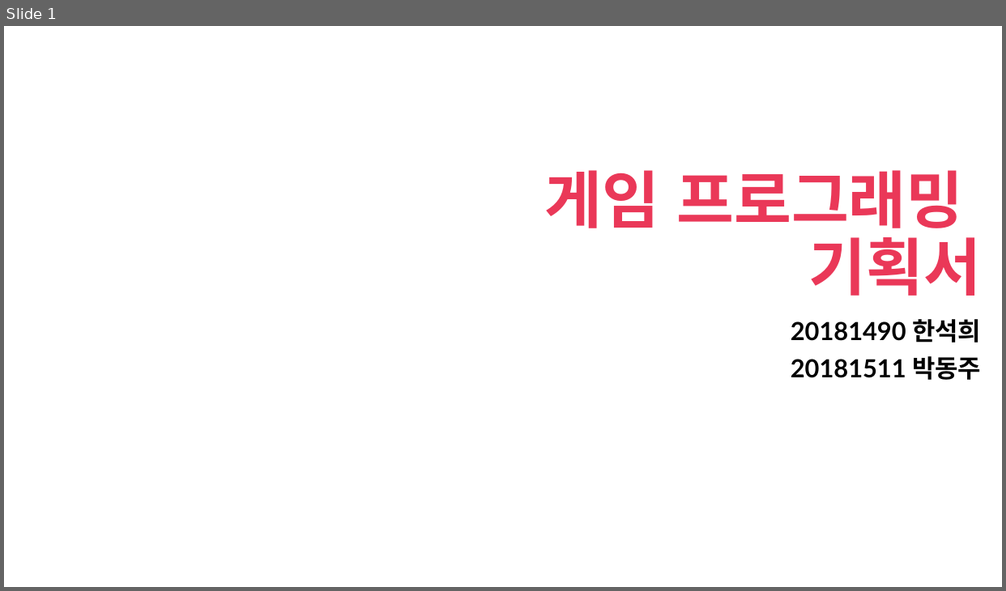
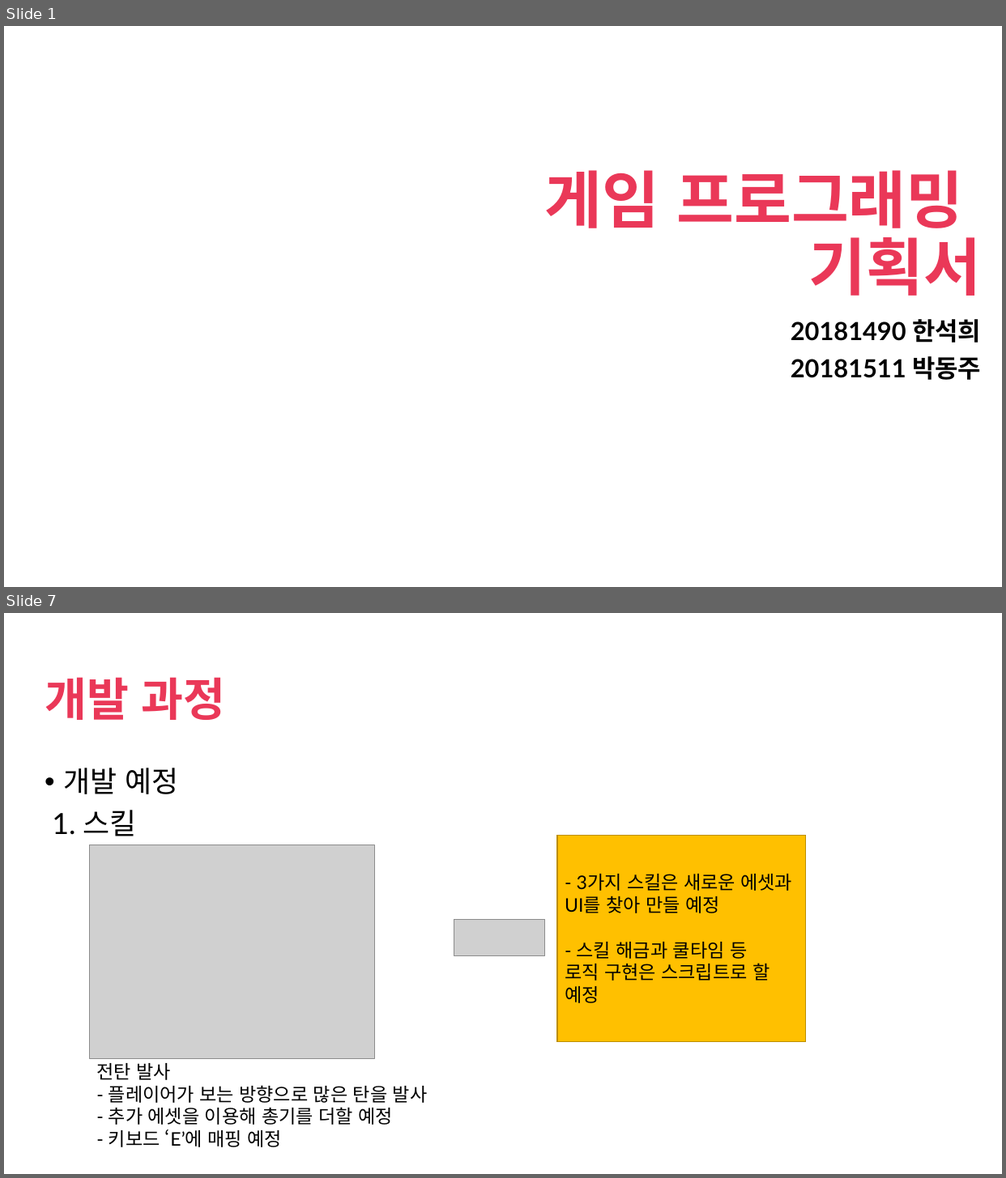
Before and after one commit to seokhee123/DBLAB, a slide deck: 게임 프로그래밍.pptx. Shown one above the other, each under a label of ours: slide 1 before the commit, slides 1 and 7 after it; the slides between them are not shown. The pictures are 1006x591 and 1006x1178 pixels, drawn with LibreOffice and Linux fonts; fonts in the diff are those of the drawing; grey boxes stand for pictures; background and template pictures are left out. Boxes give left, top, right and bottom in pixels: in the first picture for what was removed or moved away, otherwise in the second. Text is boxed around its words. In the diff, an @@ line names an element or a change of style, - is before the commit and + after.

```diff
--- a/게임 프로그래밍.pptx
+++ b/게임 프로그래밍.pptx
@@ slide 7 added at [4,613,1002,1174], background picture (left out) @@
@@ title added at [44,677,226,720], 44 pt, text #EA3858, bold @@
+개발 과정
@@ text added at [52,768,178,837], 28 pt, text #000000 @@
+• 개발 예정
+1. 스킬
@@ picture added at [89,845,374,1059] @@
@@ rectangle added at [557,835,806,1041], fill #FFC000, outline #BD8E00 1 pt, 18 pt, text #000000 @@
+- 3가지 스킬은 새로운 에셋과 UI를 찾아 만들 예정
+- 스킬 해금과 쿨타임 등
+로직 구현은 스크립트로 할 예정
@@ picture added at [454,919,545,956] @@
@@ text added at [96,1063,428,1148], 18 pt, text #000000 @@
+전탄 발사
+- 플레이어가 보는 방향으로 많은 탄을 발사
+- 추가 에셋을 이용해 총기를 더할 예정
+- 키보드 ‘E’에 매핑 예정
```
Also in this commit, not shown: 2 slides changed, 4 other slides added.
